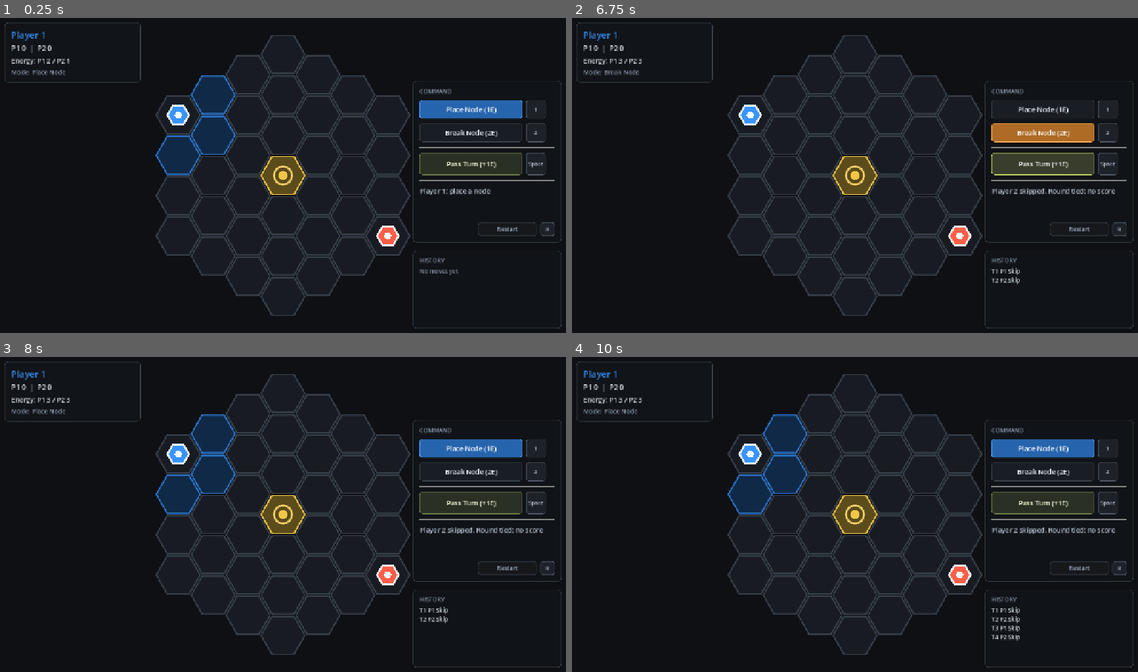
Above: before the commit, frames 1-4 (two rows, left to right).
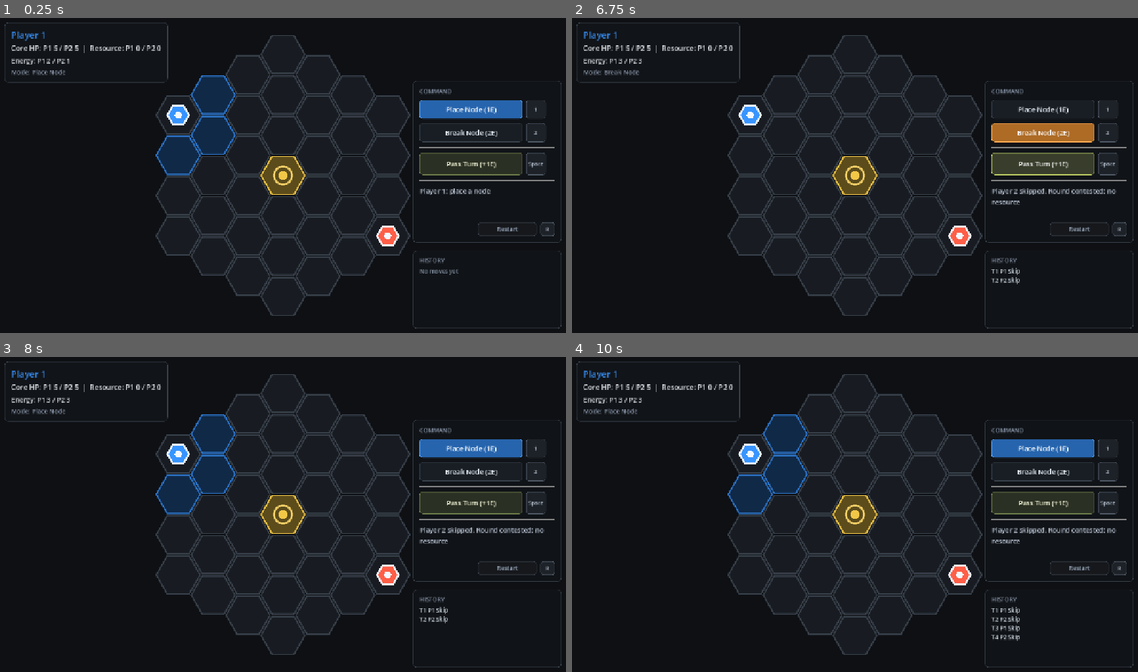
Above: after the commit, the same moments.

Repository: skulhex/hollow-grid
Game: Godot game, scene res://main.tscn
Same seed, same stepped clock (60 frames per second), same inputs: the game is played once before the commit and once after it.
Inputs (mouse positions are in pixels of both pictures, inside the frame that each line leads up to):
- Up to frame 1 (0.25 s): no input
- Up to frame 2 (6.75 s): click "Restart" at 0.5 s; click "Restart" at 1.25 s; click "Restart" at 2 s; click "Place Node (1E)" at 2.75 s; click "Break Node (2E)" at 3.5 s; click "Pass Turn (+1E)" at 4.25 s; click "Place Node (1E)" at 5 s; click "Break Node (2E)" at 5.75 s; click "Pass Turn (+1E)" at 6.5 s
- Up to frame 3 (8 s): click "Place Node (1E)" at 7.25 s
- Up to frame 4 (10 s): click "Break Node (2E)" at 8 s; click "Pass Turn (+1E)" at 8.75 s; tap Enter at 9.5 s; move the mouse to (979, 498) at 9.52 s; tap 1 at 9.6 s; click (979, 498) at 9.67 s; tap Space at 9.77 s

The runs differ from the first frame. In frame 1, 0.4% of the frame differs, in the area x 2-30%, y 1-21%; in frame 2, 0.5%, in the area x 2-97%, y 1-60%; in frame 3, 0.5%; in frame 4, 0.5%.

Commit message:
Implement core HP and resources

Diff:
--- a/game/scripts/hud.gd
+++ b/game/scripts/hud.gd
@@ -51,9 +51,11 @@
 	turn_label.text = GameDefs.player_label(match_state.current_player)
 	turn_label.add_theme_color_override("font_color", GameDefs.player_color(match_state.current_player))
 
-	score_label.text = "P1 %d  |  P2 %d" % [
-		match_state.scores[GameDefs.PLAYER_ONE],
-		match_state.scores[GameDefs.PLAYER_TWO],
+	score_label.text = "Core HP: P1 %d / P2 %d  |  Resource: P1 %d / P2 %d" % [
+		match_state.core_hp[GameDefs.PLAYER_ONE],
+		match_state.core_hp[GameDefs.PLAYER_TWO],
+		match_state.resources[GameDefs.PLAYER_ONE],
+		match_state.resources[GameDefs.PLAYER_TWO],
 	]
 	energy_label.text = "Energy: P1 %d / P2 %d" % [
 		match_state.energy[GameDefs.PLAYER_ONE],
--- a/game/scripts/match_state.gd
+++ b/game/scripts/match_state.gd
@@ -8,21 +8,28 @@
 
 const MAX_ENERGY := 3
 const START_ENERGY := 1
+const START_CORE_HP := 5
+const START_RESOURCE := 0
 const TURN_ENERGY_GAIN := 1
 const SKIP_ENERGY_GAIN := 1
+const CONTROL_POINT_RESOURCE_GAIN := 1
 const PLACE_NODE_COST := 1
 const BREAK_NODE_COST := 2
 const SKIP_COST := 0
 
 var board_radius: int
 var objects: Dictionary = {}
-var scores: Dictionary = {
-	GameDefs.PLAYER_ONE: 0,
-	GameDefs.PLAYER_TWO: 0,
-}
 var energy: Dictionary = {
 	GameDefs.PLAYER_ONE: START_ENERGY,
 	GameDefs.PLAYER_TWO: START_ENERGY,
+}
+var core_hp: Dictionary = {
+	GameDefs.PLAYER_ONE: START_CORE_HP,
+	GameDefs.PLAYER_TWO: START_CORE_HP,
+}
+var resources: Dictionary = {
+	GameDefs.PLAYER_ONE: START_RESOURCE,
+	GameDefs.PLAYER_TWO: START_RESOURCE,
 }
 var current_player := GameDefs.PLAYER_ONE
 var finished := false
@@ -39,10 +46,12 @@
 
 func setup_match() -> void:
 	objects.clear()
-	scores[GameDefs.PLAYER_ONE] = 0
-	scores[GameDefs.PLAYER_TWO] = 0
 	energy[GameDefs.PLAYER_ONE] = START_ENERGY
 	energy[GameDefs.PLAYER_TWO] = START_ENERGY
+	core_hp[GameDefs.PLAYER_ONE] = START_CORE_HP
+	core_hp[GameDefs.PLAYER_TWO] = START_CORE_HP
+	resources[GameDefs.PLAYER_ONE] = START_RESOURCE
+	resources[GameDefs.PLAYER_TWO] = START_RESOURCE
 	current_player = GameDefs.PLAYER_ONE
 	finished = false
 	status_message = "%s: place a node" % GameDefs.player_label(current_player)
@@ -325,9 +334,9 @@
 	var final_message := message
 
 	if action.player == GameDefs.PLAYER_TWO:
-		var score_result := _score_round()
-		_annotate_last_move(score_result)
-		final_message = "%s. %s" % [message, _score_result_message(score_result)]
+		var resource_result := _resource_round()
+		_annotate_last_move(resource_result)
+		final_message = "%s. %s" % [message, _resource_result_message(resource_result)]
 		round_number += 1
 
 	var winner := _winner()
@@ -340,49 +349,49 @@
 		_grant_energy(current_player, TURN_ENERGY_GAIN)
 
 
-func _score_round() -> Dictionary:
+func _resource_round() -> Dictionary:
 	var owner := control_point_owner(CONTROL_POINT)
-	var score_awarded := 0
+	var resource_awarded := 0
 
 	if not owner.is_empty():
-		scores[owner] += 1
-		score_awarded = 1
+		resources[owner] += CONTROL_POINT_RESOURCE_GAIN
+		resource_awarded = CONTROL_POINT_RESOURCE_GAIN
 
 	return {
 		"round": round_number,
-		"scored_player": owner,
-		"score_awarded": score_awarded,
+		"resource_player": owner,
+		"resource_awarded": resource_awarded,
 	}
 
 
-func _score_result_message(score_result: Dictionary) -> String:
-	var scored_player: String = score_result.get("scored_player", "")
-
-	if scored_player.is_empty():
-		return "Round tied: no score"
-
-	return "Round scored: %s +%d" % [
-		GameDefs.player_label(scored_player),
-		int(score_result.get("score_awarded", 0)),
+func _resource_result_message(resource_result: Dictionary) -> String:
+	var resource_player: String = resource_result.get("resource_player", "")
+
+	if resource_player.is_empty():
+		return "Round contested: no resource"
+
+	return "Round resource: %s +%dR" % [
+		GameDefs.player_label(resource_player),
+		int(resource_result.get("resource_awarded", 0)),
 	]
 
 
-func _annotate_last_move(score_result: Dictionary) -> void:
+func _annotate_last_move(resource_result: Dictionary) -> void:
 	if move_history.is_empty():
 		return
 
 	var last_index := move_history.size() - 1
-	move_history[last_index]["round"] = score_result["round"]
-	move_history[last_index]["scored_player"] = score_result["scored_player"]
-	move_history[last_index]["score_awarded"] = score_result["score_awarded"]
+	move_history[last_index]["round"] = resource_result["round"]
+	move_history[last_index]["resource_player"] = resource_result["resource_player"]
+	move_history[last_index]["resource_awarded"] = resource_result["resource_awarded"]
 
 
 func _winner() -> String:
-	if scores[GameDefs.PLAYER_ONE] >= 5:
+	if int(core_hp[GameDefs.PLAYER_ONE]) <= 0:
+		return GameDefs.PLAYER_TWO
+
+	if int(core_hp[GameDefs.PLAYER_TWO]) <= 0:
 		return GameDefs.PLAYER_ONE
-
-	if scores[GameDefs.PLAYER_TWO] >= 5:
-		return GameDefs.PLAYER_TWO
 
 	return ""
 
